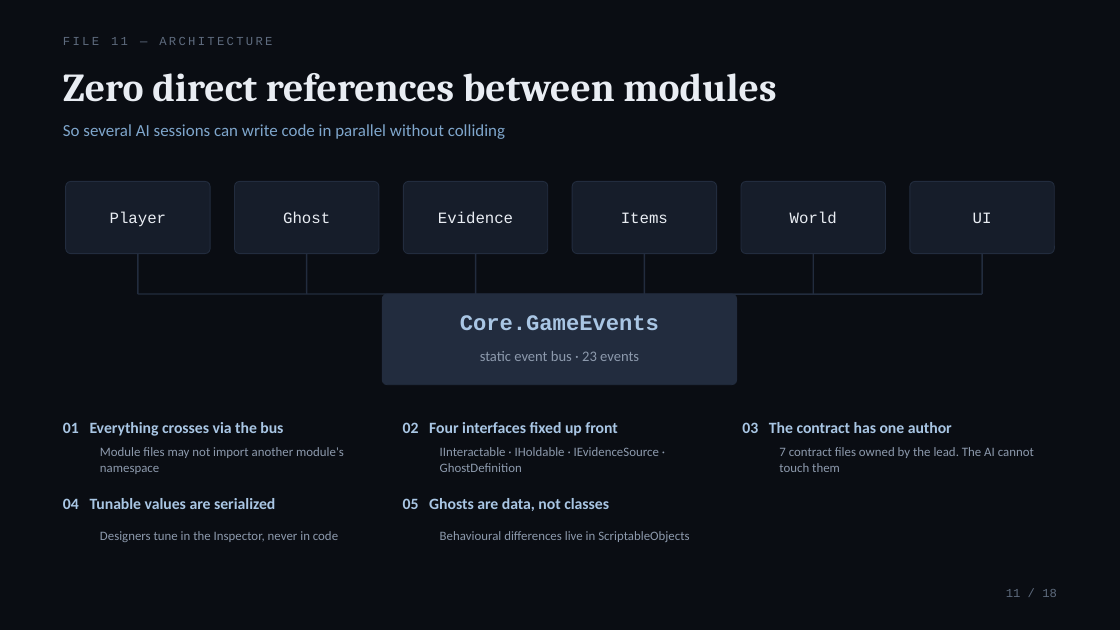
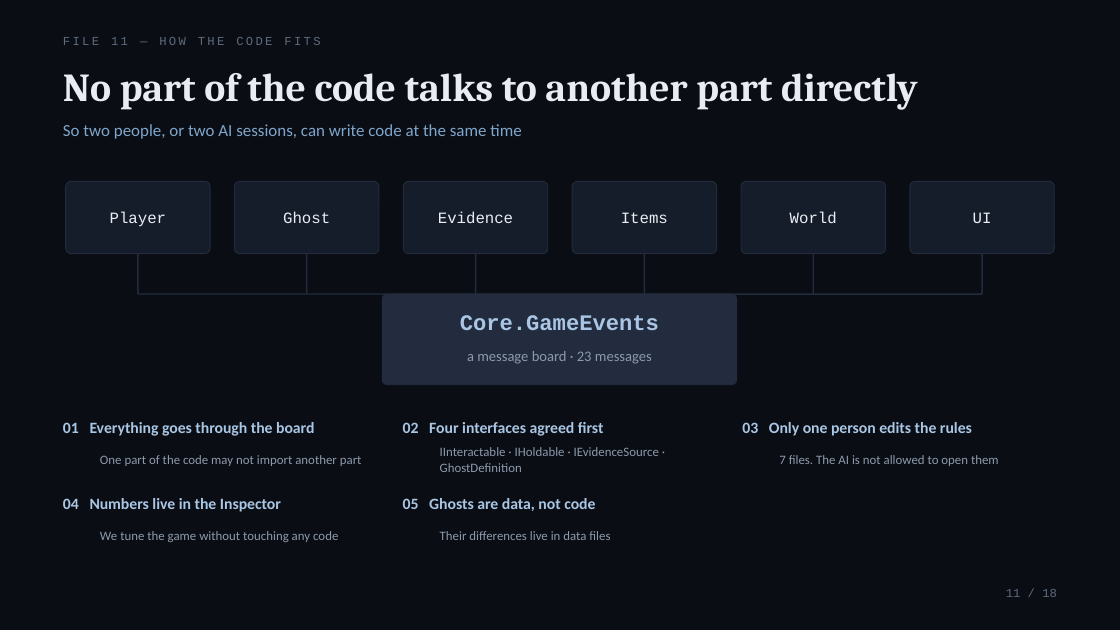
Before and after one commit to chyh106504480-byte/RESIDUUM, a slide deck: slide 11 of Docs/decks/RESIDUUM_Final_EN.pptx. Drawn at 1120x630 pixels with LibreOffice and Linux fonts; fonts in the diff are those of the drawing. Boxes give left, top, right and bottom in pixels: in the first picture for what was removed or moved away, otherwise in the second. Text is boxed around its words. In the diff, an @@ line names an element or a change of style, - is before the commit and + after.

```diff
--- a/Docs/decks/RESIDUUM_Final_EN.pptx
+++ b/Docs/decks/RESIDUUM_Final_EN.pptx
@@ text at <box>63,37,320,45</box>: text changed @@
-FILE 11 — ARCHITECTURE
+FILE 11 — HOW THE CODE FITS
@@ text at <box>63,73,918,110</box>: text changed @@
-Zero direct references between modules
+No part of the code talks to another part directly
@@ text at <box>63,124,521,139</box>: text changed @@
-So several AI sessions can write code in parallel without colliding
+So two people, or two AI sessions, can write code at the same time
@@ text at <box>467,351,652,364</box>: text changed @@
-static event bus · 23 events
+a message board · 23 messages
@@ text at <box>63,422,314,436</box>: text changed @@
-01 Everything crosses via the bus
+01 Everything goes through the board
@@ text at <box>403,422,604,436</box>: text changed @@
-02 Four interfaces fixed up front
+02 Four interfaces agreed first
@@ text at <box>742,422,972,436</box>: text changed @@
-03 The contract has one author
+03 Only one person edits the rules
@@ text at <box>100,455,362,466</box>: text changed @@
-Module files may not import another module's namespace
+One part of the code may not import another part
@@ text at <box>779,455,999,466</box>: text changed @@
-7 contract files owned by the lead. The AI cannot touch them
+7 files. The AI is not allowed to open them
@@ text at <box>63,498,281,512</box>: text changed @@
-04 Tunable values are serialized
+04 Numbers live in the Inspector
@@ text at <box>403,498,595,511</box>: text changed @@
-05 Ghosts are data, not classes
+05 Ghosts are data, not code
@@ text at <box>100,531,338,542</box>: text changed @@
-Designers tune in the Inspector, never in code
+We tune the game without touching any code
@@ text at <box>440,531,610,540</box>: text changed @@
-Behavioural differences live in ScriptableObjects
+Their differences live in data files
```
Also in this commit, not shown: 17 other slides changed, 6 other files.
